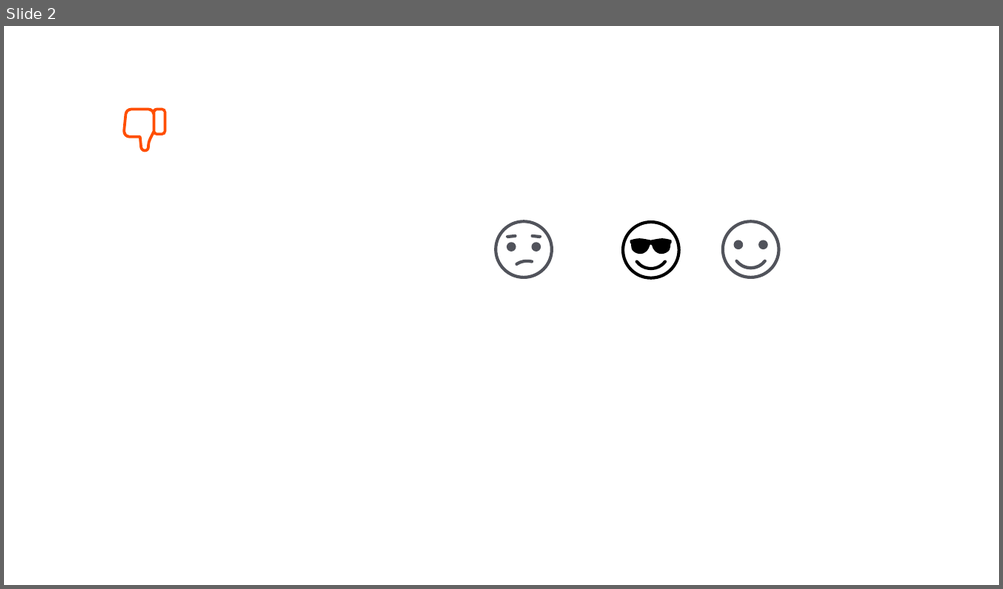
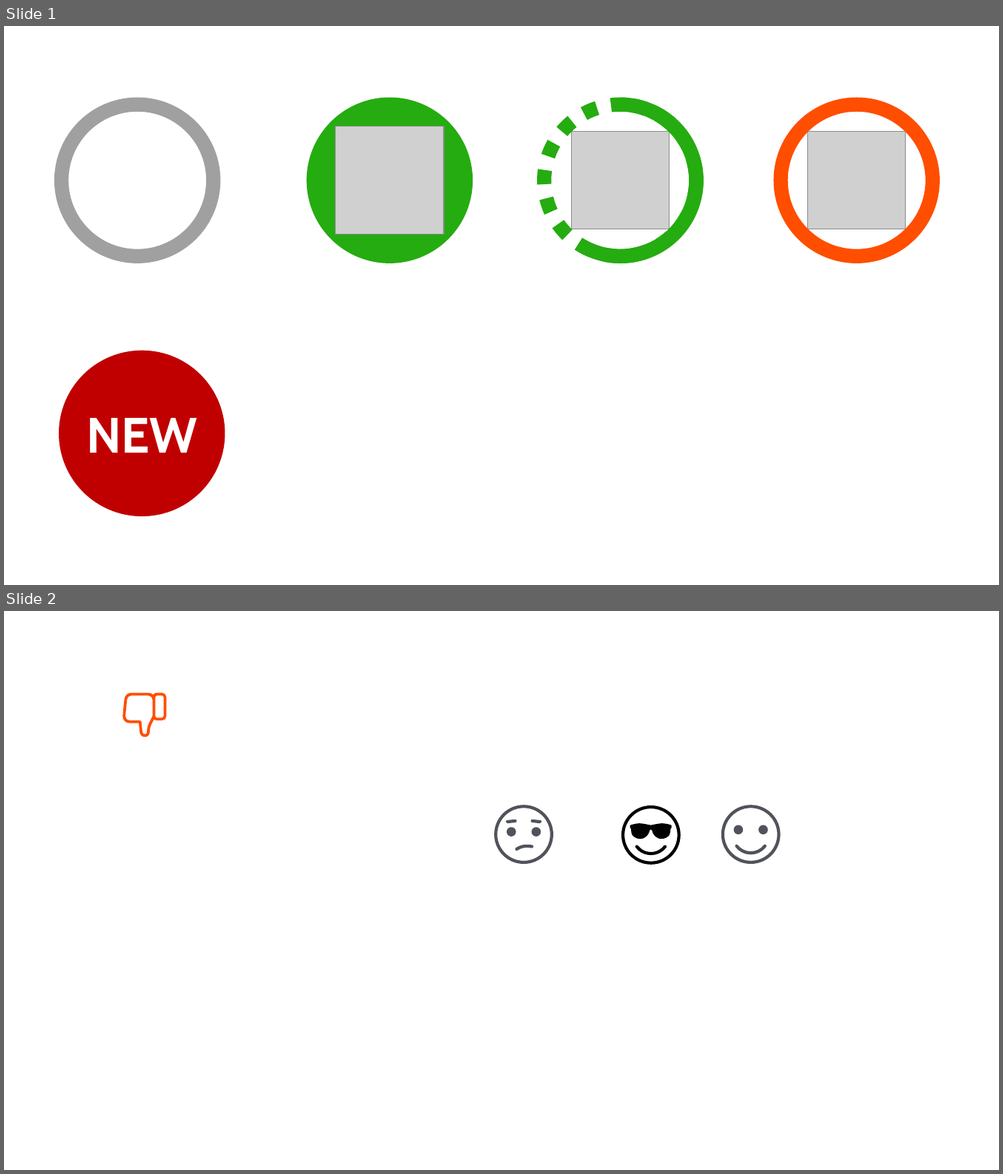
Before and after one commit to HelpMyStreet/front-end, a slide deck: HelpMyStreetFE/HelpMyStreetFE/src/pptx/Icons.pptx. Shown one above the other, each under a label of ours: slide 2 before the commit, slides 1 and 2 after it. The pictures are 1003x589 and 1003x1174 pixels, drawn with LibreOffice and Linux fonts; fonts in the diff are those of the drawing; grey boxes stand for pictures. Boxes give left, top, right and bottom in pixels: in the first picture for what was removed or moved away, otherwise in the second. Text is boxed around its words. In the diff, an @@ line names an element or a change of style, - is before the commit and + after.

```diff
--- a/HelpMyStreetFE/HelpMyStreetFE/src/pptx/Icons.pptx
+++ b/HelpMyStreetFE/HelpMyStreetFE/src/pptx/Icons.pptx
@@ slide 1 added at (4, 26, 999, 585), background #FFFFFF @@
@@ ellipse added at (62, 104, 213, 257), outline #A0A0A0 13.75 pt @@
@@ ellipse added at (313, 104, 466, 257), fill #25AC10, outline #25AC10 13.75 pt @@
@@ ellipse added at (533, 93, 707, 267), outline #25AC10 13.75 pt dashed @@
@@ freeform shape added at (590, 111, 720, 281), outline #25AC10 13.75 pt @@
@@ freeform shape added at (620, 104, 697, 257), outline #25AC10 13.75 pt @@
@@ ellipse added at (781, 104, 933, 257), fill #FFFFFF, outline #FF4E00 13.75 pt @@
@@ picture added at (336, 127, 444, 235) @@
@@ picture added at (571, 132, 669, 230) @@
@@ picture added at (808, 132, 905, 230) @@
@@ ellipse added at (66, 358, 218, 510), fill #C00000, outline #C00000 13.75 pt @@
@@ text added at (86, 418, 197, 453), 48 pt, text #FFFFFF, bold @@
+NEW
```
Also in this commit, not shown: 1 slide removed, 2 other files.
